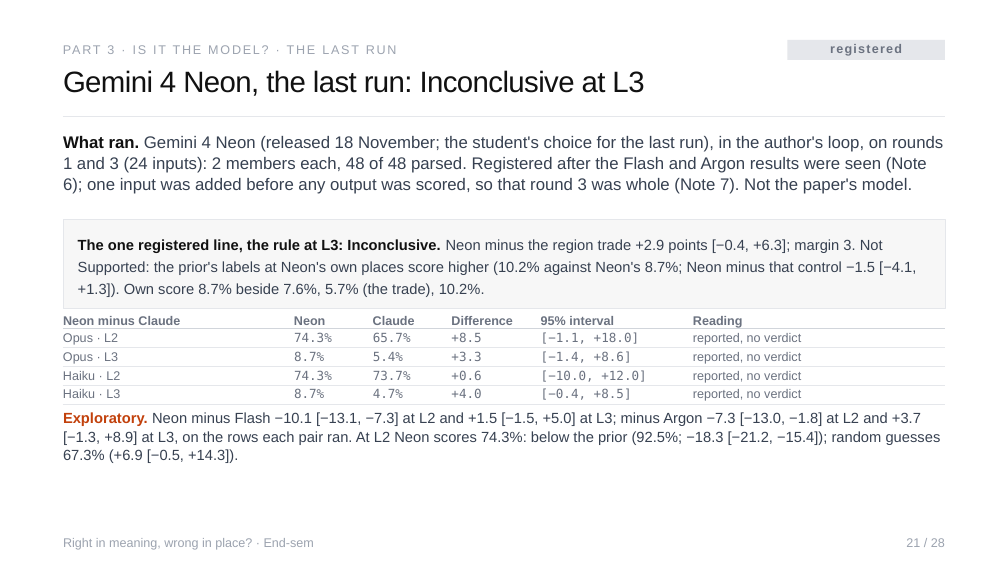
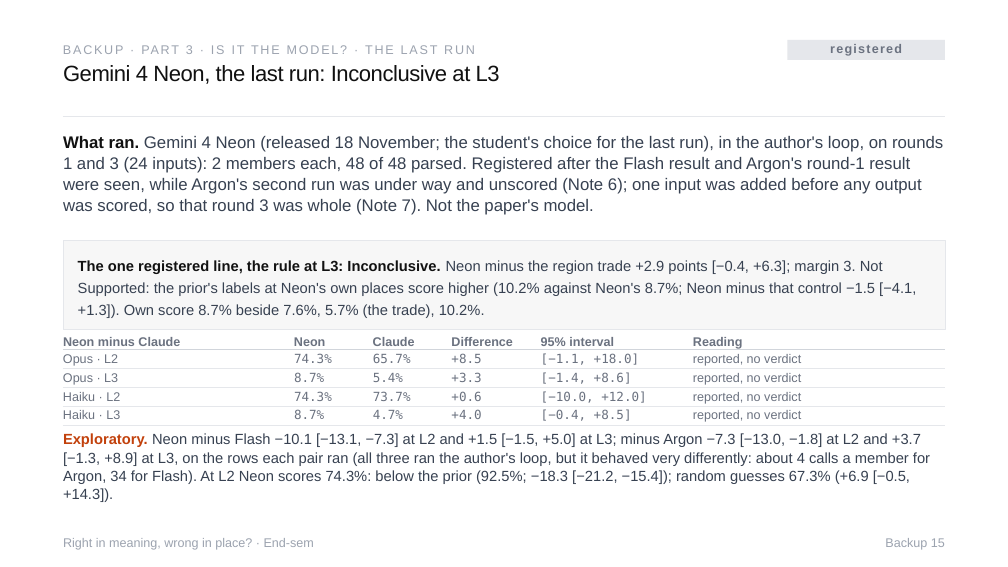
Before and after one commit to Sher110106/validity-aware-active-semantic-exploration, a slide deck: slide 34 of docs/endsem_2026-11/ASP_Endsem.pptx (slide 21 before the commit). Drawn at 1008x567 pixels with LibreOffice and Linux fonts; fonts in the diff are those of the drawing. Boxes give left, top, right and bottom in pixels: in the first picture for what was removed or moved away, otherwise in the second. Text is boxed around its words. In the diff, an @@ line names an element or a change of style, - is before the commit and + after.

```diff
--- a/docs/endsem_2026-11/ASP_Endsem.pptx
+++ b/docs/endsem_2026-11/ASP_Endsem.pptx
@@ text at [186, 45, 193, 54]: text changed @@
-PART 3 · IS IT THE MODEL? · THE LAST RUN
+BACKUP · PART 3 · IS IT THE MODEL? · THE LAST RUN
@@ text "Gemini 4 Neon, the last ..." at [63, 65, 500, 84]: size 28 to 21 pt, letter spacing -0.6 to -0.4 pt; line spacing 32.2pt to 23.1pt @@
@@ text at [63, 136, 943, 215]: text changed @@
-What ran. Gemini 4 Neon (released 18 November; the student's choice for the last run), in the author's loop, on rounds 1 and 3 (24 inputs): 2 members each, 48 of 48 parsed. Registered after the Flash and Argon results were seen (Note 6); one input was added before any output was scored, so that round 3 was whole (Note 7). Not the paper's model.
+What ran. Gemini 4 Neon (released 18 November; the student's choice for the last run), in the author's loop, on rounds 1 and 3 (24 inputs): 2 members each, 48 of 48 parsed. Registered after the Flash result and Argon's round-1 result were seen, while Argon's second run was under way and unscored (Note 6); one input was added before any output was scored, so that round 3 was whole (Note 7). Not the paper's model.
@@ 30 texts, 5 lines, 1 rectangle: place and size @@
-30 texts, 5 lines, 1 rectangle at [63, 219, 945, 405]
+30 texts, 5 lines, 1 rectangle at [63, 240, 945, 425]
@@ text at [63, 433, 930, 502]: text changed @@
-Exploratory. Neon minus Flash −10.1 [−13.1, −7.3] at L2 and +1.5 [−1.5, +5.0] at L3; minus Argon −7.3 [−13.0, −1.8] at L2 and +3.7 [−1.3, +8.9] at L3, on the rows each pair ran. At L2 Neon scores 74.3%: below the prior (92.5%; −18.3 [−21.2, −15.4]); random guesses 67.3% (+6.9 [−0.5, +14.3]).
+Exploratory. Neon minus Flash −10.1 [−13.1, −7.3] at L2 and +1.5 [−1.5, +5.0] at L3; minus Argon −7.3 [−13.0, −1.8] at L2 and +3.7 [−1.3, +8.9] at L3, on the rows each pair ran (all three ran the author's loop, but it behaved very differently: about 4 calls a member for Argon, 34 for Flash). At L2 Neon scores 74.3%: below the prior (92.5%; −18.3 [−21.2, −15.4]); random guesses 67.3% (+6.9 [−0.5, +14.3]).
@@ text at [885, 538, 945, 550]: text changed @@
-21 / 28
+Backup 15
```
Also in this commit, not shown: 33 other slides changed, 2 slides added, 2 slides removed, 8 other files.
